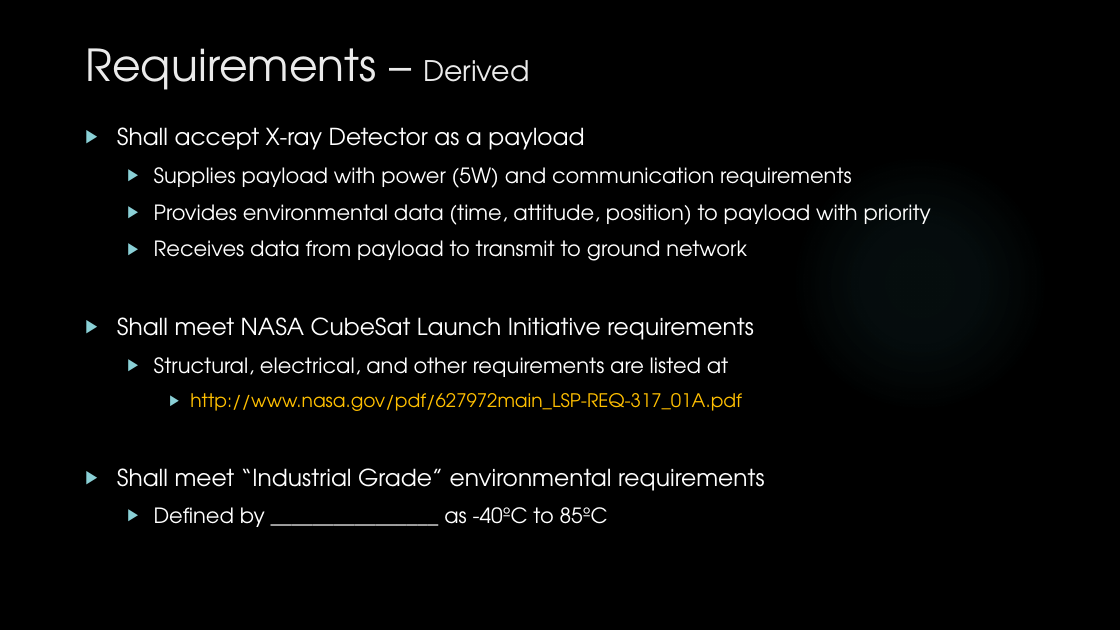
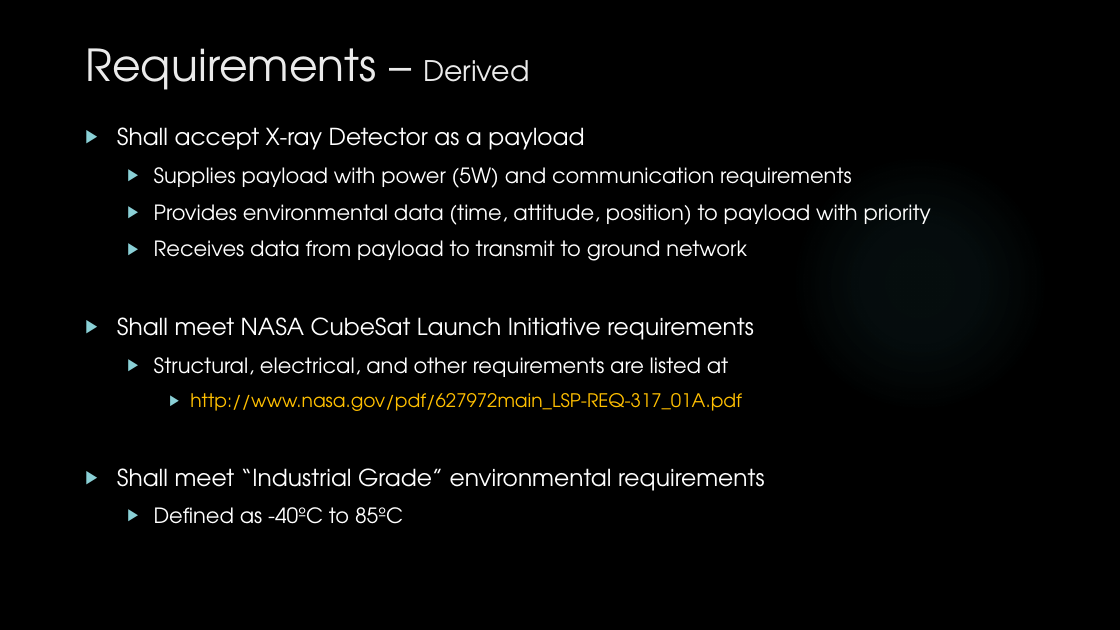
Before and after one commit to HASP-UMN/CubeSat, a slide deck: slide 6 of Presentations/PDR_Presentation.pptx. Drawn at 1120x630 pixels with LibreOffice and Linux fonts; fonts in the diff are those of the drawing; background and template pictures are left out. Boxes give left, top, right and bottom in pixels: in the first picture for what was removed or moved away, otherwise in the second. Text is boxed around its words. In the diff, an @@ line names an element or a change of style, - is before the commit and + after.

```diff
--- a/Presentations/PDR_Presentation.pptx
+++ b/Presentations/PDR_Presentation.pptx
@@ text at [154,507,403,524]: text changed @@
-  ▶ Defined by ________________ as -40ºC to 85ºC
+  ▶ Defined as -40ºC to 85ºC
```
Also in this commit, not shown: 7 other slides changed, 1 slide added, 1 other file.
